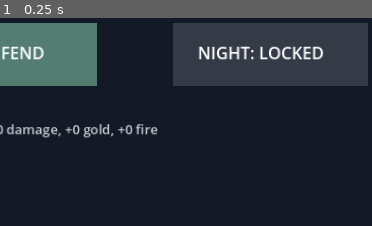
Above: before the commit, frame 1.
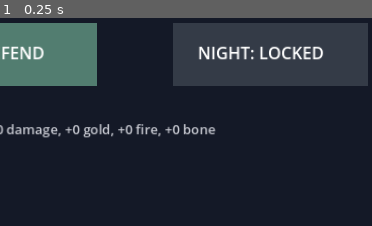
Above: after the commit, the same moment.

Repository: DoctorStrangeSH/Last-Ritual
Game: Godot game, scene res://scenes/run_loop.tscn
The game is run twice, just before and just after one commit, with the same random seed, the same clock (stepped at 60 frames per second) and the same inputs.
Inputs:
- Up to frame 1 (0.25 s): no input
The pictures show only the part of the screen within x 30-80%, y 50-100%; the shares and areas given below are measured in that part.

The runs differ from the first frame. In frame 1, 0.4% of the frame differs, in the area x 42-59%, y 50-58%.

Commit message:
feat(v3): carry Bone relic bonus into bone tower damage

Diff:
--- a/scripts/run_loop.gd
+++ b/scripts/run_loop.gd
@@ -9,6 +9,7 @@
 var run_speed_bonus := 0.0
 var run_gold_bonus := 0
 var run_fire_bonus := 0
+var run_bone_tower_bonus := 0
 var active_game: Node2D
 var last_phase := "day"
 const DAY_BUTTON := Rect2(240, 330, 280, 90)
@@ -32,6 +33,7 @@
     if kind == "day":
         active_game.coins += run_gold_bonus
         active_game.fire_synergy_bonus = run_fire_bonus
+        active_game.bone_synergy_bonus = run_bone_tower_bonus
     else:
         active_game.attack_damage += run_damage_bonus
         active_game.attack_speed_multiplier += run_speed_bonus
@@ -57,6 +59,7 @@
     match kind:
         "bone":
             run_damage_bonus += 1
+            run_bone_tower_bonus += 1
         "ember":
             run_speed_bonus += 0.25
             run_fire_bonus += 1
@@ -115,6 +118,7 @@
     run_speed_bonus = 0.0
     run_gold_bonus = 0
     run_fire_bonus = 0
+    run_bone_tower_bonus = 0
     queue_redraw()
 
 func _draw() -> void:
@@ -128,7 +132,7 @@
             draw_rect(NIGHT_BUTTON, Color("#594d78") if next_phase == "night" else Color("#343b47"))
             draw_string(ThemeDB.fallback_font, Vector2(290, 382), "DAY: DEFEND" if next_phase == "day" else "DAY: COMPLETE", HORIZONTAL_ALIGNMENT_LEFT, -1, 24, Color.WHITE)
             draw_string(ThemeDB.fallback_font, Vector2(665, 382), "NIGHT: EXPLORE" if next_phase == "night" else "NIGHT: LOCKED", HORIZONTAL_ALIGNMENT_LEFT, -1, 24, Color.WHITE)
-            draw_string(ThemeDB.fallback_font, Vector2(300, 490), "Relics: +%d damage, +%d gold, +%d fire" % [run_damage_bonus, run_gold_bonus, run_fire_bonus], HORIZONTAL_ALIGNMENT_LEFT, -1, 19, Color("#c7c9d1"))
+            draw_string(ThemeDB.fallback_font, Vector2(300, 490), "Relics: +%d damage, +%d gold, +%d fire, +%d bone" % [run_damage_bonus, run_gold_bonus, run_fire_bonus, run_bone_tower_bonus], HORIZONTAL_ALIGNMENT_LEFT, -1, 19, Color("#c7c9d1"))
         "reward":
             draw_string(ThemeDB.fallback_font, Vector2(410, 235), "CHOOSE A RUN RELIC", HORIZONTAL_ALIGNMENT_LEFT, -1, 26, Color.WHITE)
             var names := ["BONE: +1 DAMAGE", "EMBER: +25% SPEED + FIRE", "GOLD: +30 START GOLD"]
